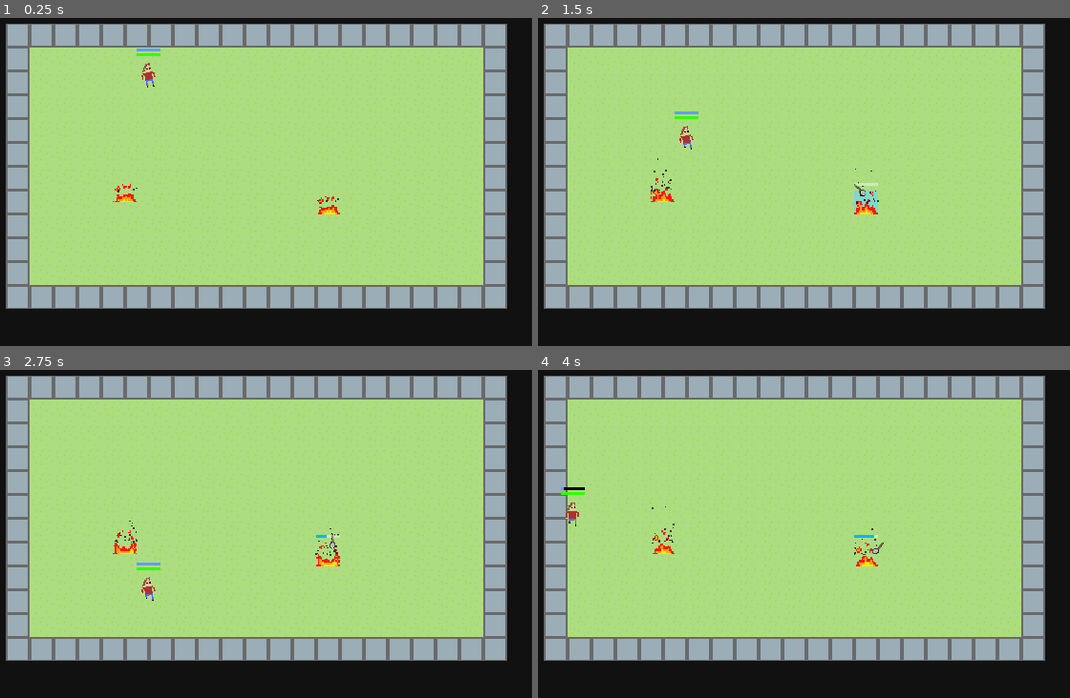
Above: before the commit, frames 1-4 (two rows, left to right).
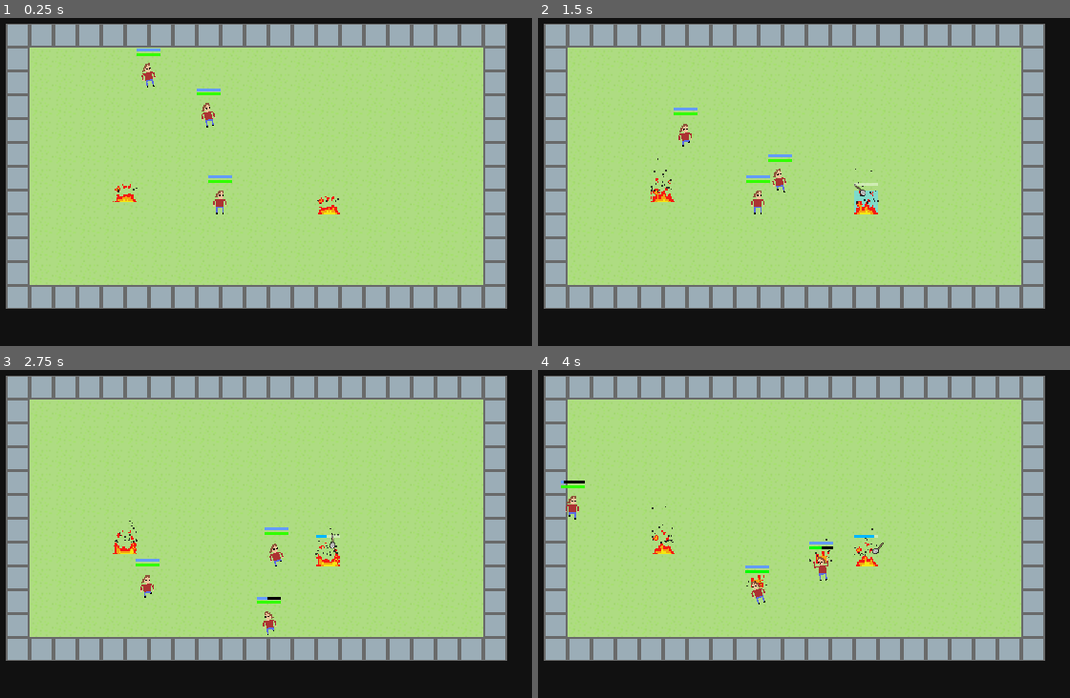
Above: after the commit, the same moments.

Repository: lukeshiner/toms
Game: Godot game, scene res://levels/Level_002.tscn
Same seed, same stepped clock (60 frames per second), same inputs: the game is played once before the commit and once after it. This scene is started directly instead of the project's main scene.
Inputs (mouse positions are in pixels of both pictures, inside the frame that each line leads up to):
- Up to frame 1 (0.25 s): no input
- Up to frame 2 (1.5 s): move the mouse to (665, 191) at 0.52 s; click (665, 191) at 0.67 s; move the mouse to (867, 201) at 1.27 s; click (867, 201) at 1.42 s
- Up to frame 3 (2.75 s): move the mouse to (319, 452) at 2.02 s; click (319, 452) at 2.17 s
- Up to frame 4 (4 s): move the mouse to (745, 638) at 2.77 s; click (745, 638) at 2.92 s; move the mouse to (1011, 619) at 3.52 s; click (1011, 619) at 3.67 s

The runs differ from the first frame. In frame 1, 0.3% of the frame differs, in the area x 36-44%, y 21-60%; in frame 2, 0.6%; in frame 3, 0.6%; in frame 4, 0.8%, in the area x 4-64%, y 33-72%.

Commit message:
change: Add more Toms to level 2

Diff:
--- a/levels/Level_002.tscn
+++ b/levels/Level_002.tscn
@@ -17,6 +17,12 @@
 [node name="Tom" parent="." instance=ExtResource( 2 )]
 position = Vector2( 192, 80 )
 
+[node name="Tom2" parent="." instance=ExtResource( 2 )]
+position = Vector2( 232, 80 )
+
+[node name="Tom3" parent="." instance=ExtResource( 2 )]
+position = Vector2( 240, 152 )
+
 [node name="Flames" parent="." instance=ExtResource( 3 )]
 position = Vector2( 176, 144 )
 
